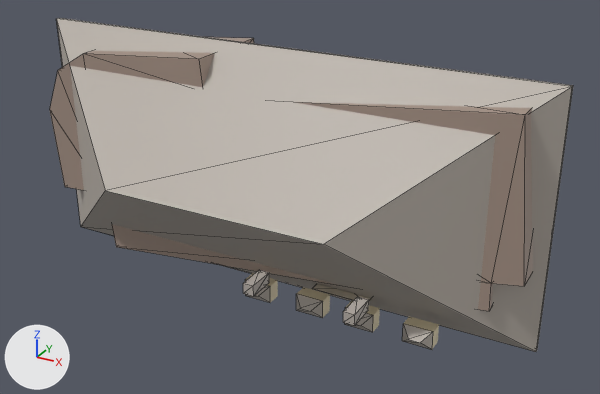
What one commit did to the glTF model modelle/hofgut_sternen/hofgut_hybrid.glb.
Before and after are seen from a 50 mm lens placed at (63.1, -69.8, 41.8), pointed at (29.1, -7.9, 10.9). The axes (+X, +Y, +Z) are drawn at lower left. The lights are the same throughout. The older version comes first. Mesh edges are drawn as thin lines on the coarser meshes. Vertices at exactly the same position are counted once.

The scene before the commit, as lines of its bpy script (objects in view):
```python
me_daecher = bpy.data.meshes.new('daecher')
me_daecher.from_pydata(...)  # 12 vertices, 20 faces; spans x -1.0..51.6, y -17.5..-5.5, z 0.0..24.0
me_daecher.materials.append(mat_defaultmaterial_001)
me_kamine = bpy.data.meshes.new('kamine')
me_kamine.from_pydata(...)  # a box spanning x 29.66..30.66, y -18.86..-16.26, z 6.35..7.35; a box spanning x 38.97..39.97, y -18.86..-16.26, z 6.35..7.35
me_kamine.materials.append(mat_defaultmaterial_002)
me_waende = bpy.data.meshes.new('waende')
me_waende.from_pydata(...)  # 26 vertices, 48 faces; spans x 0.0..50.6, y -9.4..0.0, z 1.0..23.0
me_waende.materials.append(mat_defaultmaterial)
ob_daecher = bpy.data.objects.new('daecher', me_daecher)
ob_daecher.location = (0.0, 0.0, 0.0)
ob_kamine = bpy.data.objects.new('kamine', me_kamine)
ob_kamine.location = (0.0, 0.0, 0.0)
ob_waende = bpy.data.objects.new('waende', me_waende)
ob_waende.location = (0.0, 0.0, 0.0)
# also in view: 'gauben_dach' at (34.2, -11.2, 1.5); 'fensterrahmen' at (33.9, -5.4, 1.5)
```
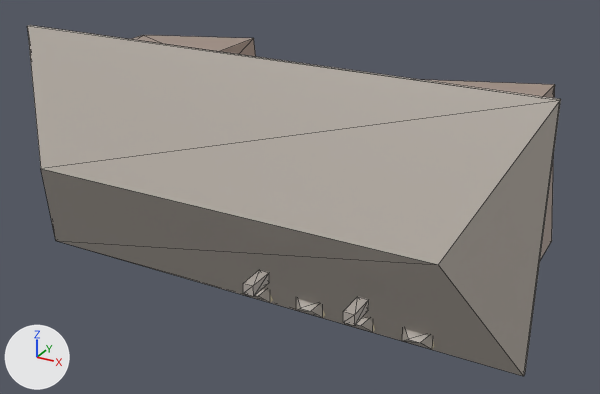
Commit message: feat(hofgut): Dach-FORM aus Laser-nDOM (beste Datenquelle) - langer First statt geratener Sweep

Boxes (x1, y1, x2, y2) around the edits, measured in the pictures (600 x 394 px; the box of a moved part takes in the faces that stretch with it):
'daecher', reshaped
    before: (56, 18, 573, 352)
    after: (27, 25, 561, 376)
part 1 of me_daecher, moved or reshaped
    before: (56, 18, 571, 226)
    after: (27, 26, 560, 169)
part 2 of me_daecher, moved or reshaped
    before: (57, 18, 573, 351)
    after: (29, 25, 561, 375)
part 3 of me_daecher, moved or reshaped
    before: (81, 87, 572, 352)
    after: (41, 101, 560, 376)
'waende', unchanged, covered by the edit
    before: (50, 37, 533, 311)
    after: (132, 35, 555, 260)
'fensterrahmen', unchanged, covered by the edit
    before: (245, 273, 439, 349)
    after: (270, 295, 434, 349)

What the commit changed:
me_daecher is used by ob_daecher; location (0.0, 0.0, 0.0).
me_daecher had 12 vertices, 20 faces and spanned x -1.0..51.6, y -17.5..-5.5, z 0.0..24.0.
me_daecher now has 12 vertices, 20 faces and spans x -1.0..51.6, y -16.3..-9.6, z 0.0..24.0.
me_daecher part 1: all 2 vertices in x 14.2, y -17.5..-17.1, z 12.0 are moved by (-9.1, 1.2, 0.0).
me_daecher part 2: all 8 vertices in x -1.0..51.6, y -5.9..-5.5, z 0.0..24.0 are moved by (0.0, -4.1, 0.0).
me_daecher part 3: all 2 vertices in x 36.4, y -17.5..-17.1, z 12.0 are moved by (9.1, 1.2, 0.0).
